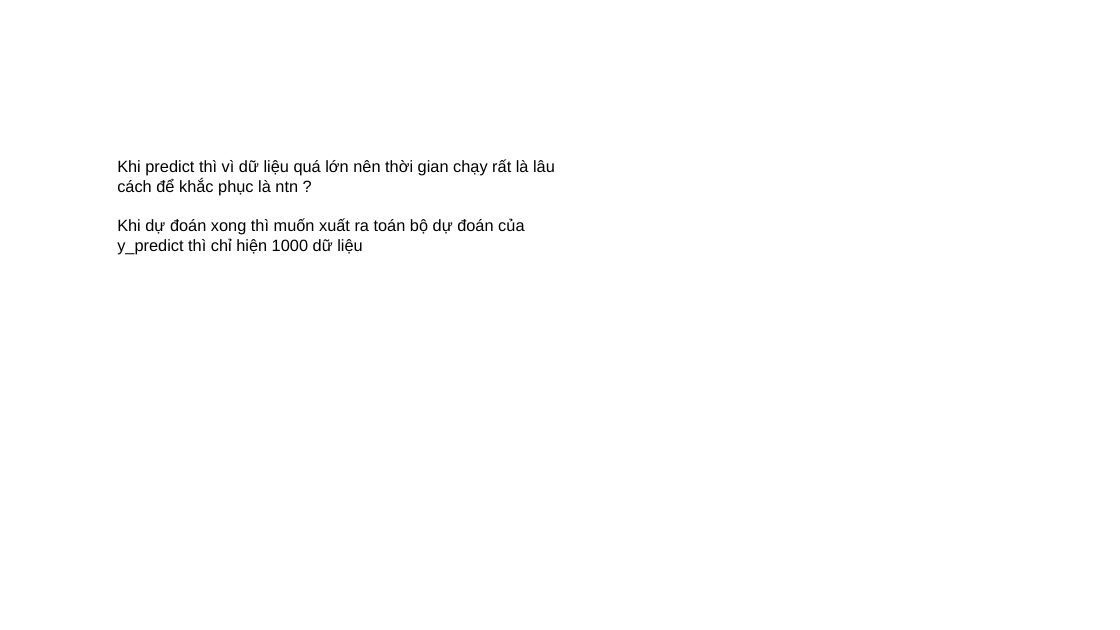
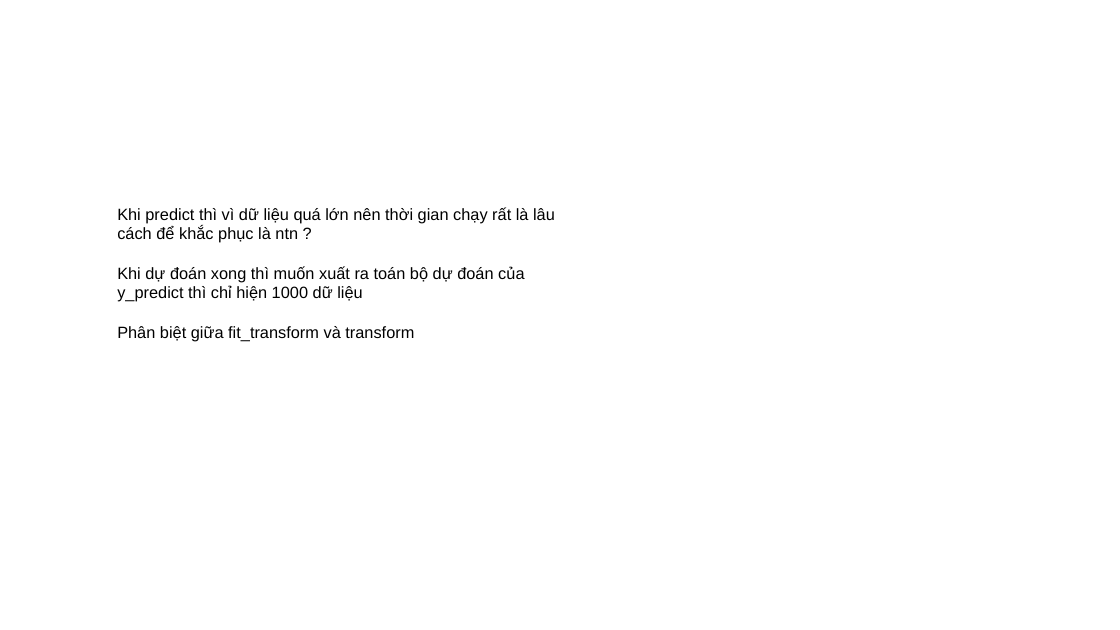
Before and after one commit to doanquocnhan/Credit-Card-Fraud-Detection-Using-KNN, a slide deck: slide 17 of BaoCao_4Tuandau.pptx (slide 13 before the commit). Drawn at 1120x630 pixels with LibreOffice and Linux fonts; fonts in the diff are those of the drawing; background and template pictures are left out. Boxes give left, top, right and bottom in pixels: in the first picture for what was removed or moved away, otherwise in the second. Text is boxed around its words. In the diff, an @@ line names an element or a change of style, - is before the commit and + after.

```diff
--- a/BaoCao_4Tuandau.pptx
+++ b/BaoCao_4Tuandau.pptx
@@ text "Khi predict thì vì dữ ...": place and size @@
-text "Khi predict thì vì dữ ..." at (117,159,555,254)
+text "Khi predict thì vì dữ ..." at (117,207,555,341)
@@ text at (117,326,414,341): paragraph added @@
+Phân biệt giữa fit_transform và transform
```
Also in this commit, not shown: 1 other slide changed, 5 slides added.
